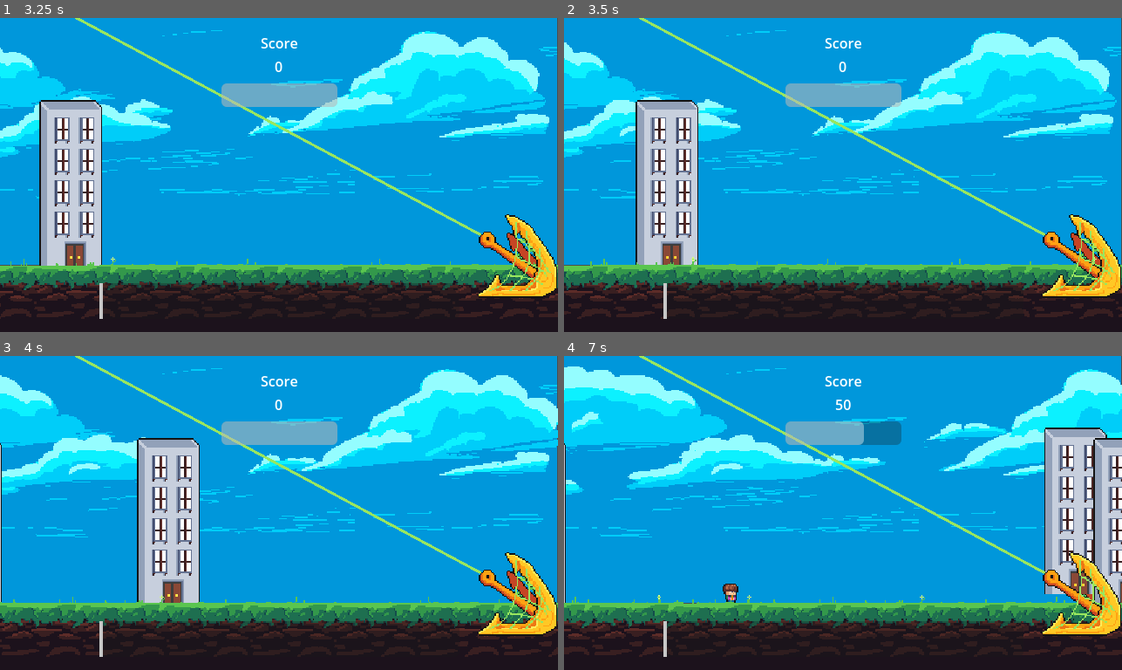
Above: before the commit, frames 1-4 (two rows, left to right).
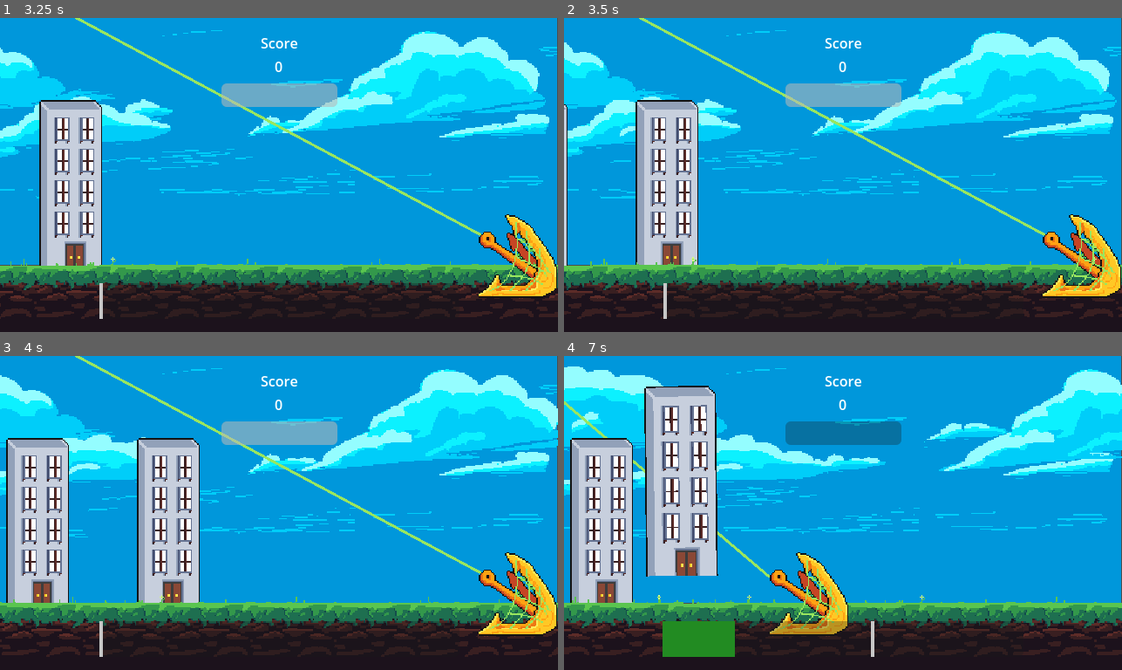
Above: after the commit, the same moments.

Repository: Tenes/mini-jam-153
Game: Godot game, scene res://Scenes/main_menu_scene.tscn
Two runs of this game, one before a commit and one after it. Both use one fixed random seed, a clock stepped at 60 frames per second and the inputs below.
Inputs (mouse positions are in pixels of both pictures, inside the frame that each line leads up to):
- Up to frame 1 (3.25 s): click "Start" at 0.5 s; move the mouse to (401, 159) at 1.27 s; click (401, 159) at 1.35 s; move the mouse to (167, 190) at 2.02 s; click (167, 190) at 2.1 s; move the mouse to (334, 105) at 2.77 s; click (334, 105) at 2.85 s
- Up to frame 2 (3.5 s): no input
- Up to frame 3 (4 s): move the mouse to (251, 575) at 3.52 s; click (251, 575) at 3.6 s
- Up to frame 4 (7 s): move the mouse to (1010, 560) at 4.27 s; click (1010, 560) at 4.35 s; move the mouse to (675, 465) at 5.02 s; click (675, 465) at 5.1 s; move the mouse to (870, 513) at 5.77 s; click (870, 513) at 5.85 s; move the mouse to (759, 434) at 6.52 s; click (759, 434) at 6.6 s

Frame 1 is identical in both runs. In frame 2, 0.3% of the frame differs, in the area x 0-1%, y 27-79%; in frame 3, 6.0%; in frame 4, 28%, in the area x 0-100%, y 0-96%.

Commit message:
Updates failed responses

Diff:
--- a/Models/Harpoon/harpoon.gd
+++ b/Models/Harpoon/harpoon.gd
@@ -26,9 +26,7 @@
 		var targetInteractable = self.interactables.pop_front()
 		if status == Global.BarStatus.SUCCESS:
 			self.capturedInteractables.append(targetInteractable);
-			if self.interactables.size() > 0:
-				var tempInteractables = self.interactables[0];
-				Events.on_interactable_collided.emit(tempInteractables.startSuccess, tempInteractables.lengthSuccess);
+			refreshBar();
 		else:
 			Events.update_durability.emit(-1);
 		if !isReeling:
@@ -54,9 +52,20 @@
 	isReeling = false;
 
 func _on_scanbox_area_entered(area: Area2D) -> void:
-	if self.capturedInteractables.size() > 0:
+	var interactable = area.get_parent();
+	if area.get_parent() as Interactable not in self.capturedInteractables:
+		interactable.failedCaptureAnimation();
+		if interactable in self.interactables:
+			self.interactables.pop_front();
+			refreshBar();
+	if interactable in self.capturedInteractables:
 		var capturedInteractable = self.capturedInteractables.pop_front()
 		Events.update_score.emit(capturedInteractable.scoreValue);
 		capturedInteractable.bindTo(self, self.baseGap);
 		self.baseGap += CAPTUREG_GAP;
 	returnToOriginalPosition();
+
+func refreshBar() -> void:
+	if self.interactables.size() > 0:
+		var tempInteractables = self.interactables[0];
+		Events.on_interactable_collided.emit(tempInteractables.startSuccess, tempInteractables.lengthSuccess);
--- a/Models/Human/human.tscn
+++ b/Models/Human/human.tscn
@@ -14,5 +14,6 @@
 position = Vector2(0, 0.5)
 
 [node name="Sprite" parent="." index="1"]
-position = Vector2(0, -8)
+position = Vector2(0, 0)
 texture = ExtResource("1_n6ap3")
+offset = Vector2(0, -8)
--- a/Models/Interactable/interactable.gd
+++ b/Models/Interactable/interactable.gd
@@ -4,6 +4,9 @@
 @onready var hitbox: Area2D = $Hitbox;
 @export var startSuccess: int = 0;
 @export var lengthSuccess: int = 10;
+@onready var sprite: Sprite2D = $Sprite
+const direction : Array[int] = [-1, 1];
+
 var moovement: int = 1;
 var tween: Tween;
 var scoreValue: int = 0;
@@ -30,3 +33,13 @@
 
 func deactivateAllAreas() -> void:
 	hitbox.free();
+
+func failedCaptureAnimation() -> void:
+	var failedDuration = Global.RNG.randf_range(0.01, 1);
+	var scaleValue = Global.RNG.randi_range(1, 4);
+	tween = get_tree().create_tween().set_trans(Tween.TRANS_LINEAR);
+	tween.tween_property(self, "global_position", Vector2(Global.RNG.randi_range(-200, 600), -100), failedDuration).set_trans(Tween.TRANS_LINEAR).from_current();
+	tween.parallel().tween_property(sprite, "rotation", direction.pick_random() * 3000, failedDuration).set_trans(Tween.TRANS_LINEAR).from_current();
+	tween.parallel().tween_property(sprite, "scale", Vector2(scaleValue, scaleValue), failedDuration).set_trans(Tween.TRANS_LINEAR).from_current();
+	await get_tree().create_timer(1).timeout;
+	queue_free();
--- a/Models/UI/ActionProgressBar/action_progress_bar.gd
+++ b/Models/UI/ActionProgressBar/action_progress_bar.gd
@@ -15,6 +15,7 @@
 	%VSeparator.position.x = value/max_value * size.x
 
 func set_capture_area(start_pourcentage, pourcentage):
+	reset()
 	current_speed = base_speed
 	current_start_pourcentage = start_pourcentage
 	current_pourcentage = pourcentage
--- a/Scenes/city_scene.tscn
+++ b/Scenes/city_scene.tscn
@@ -36,6 +36,5 @@
 position = Vector2(0, -25)
 
 [node name="Timer" type="Timer" parent="."]
-wait_time = 1.5
 
 [connection signal="timeout" from="Timer" to="." method="_on_timer_timeout"]
--- a/Scripts/city_scene.gd
+++ b/Scripts/city_scene.gd
@@ -4,7 +4,7 @@
 @onready var harpoon : Harpoon = $Harpoon;
 @onready var interactableContainer : Node2D = $InteractableContainer;
 @onready var timer: Timer = $Timer
-@export var spawnTimer: float = 1.5;
+@export var spawnTimer: float = 1;
 var interactables : Array[Interactable] = [];
 
 func _ready() -> void:
